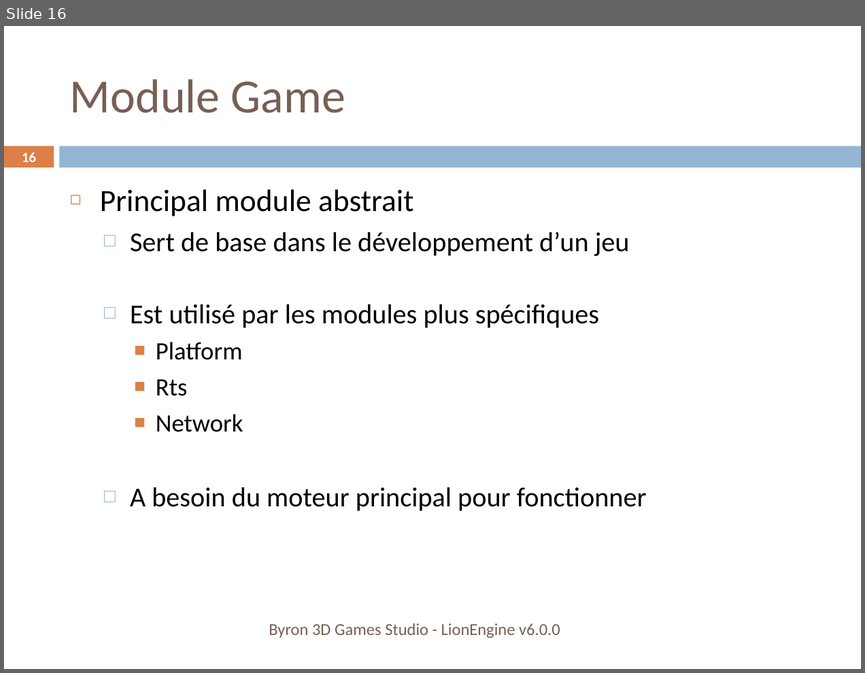
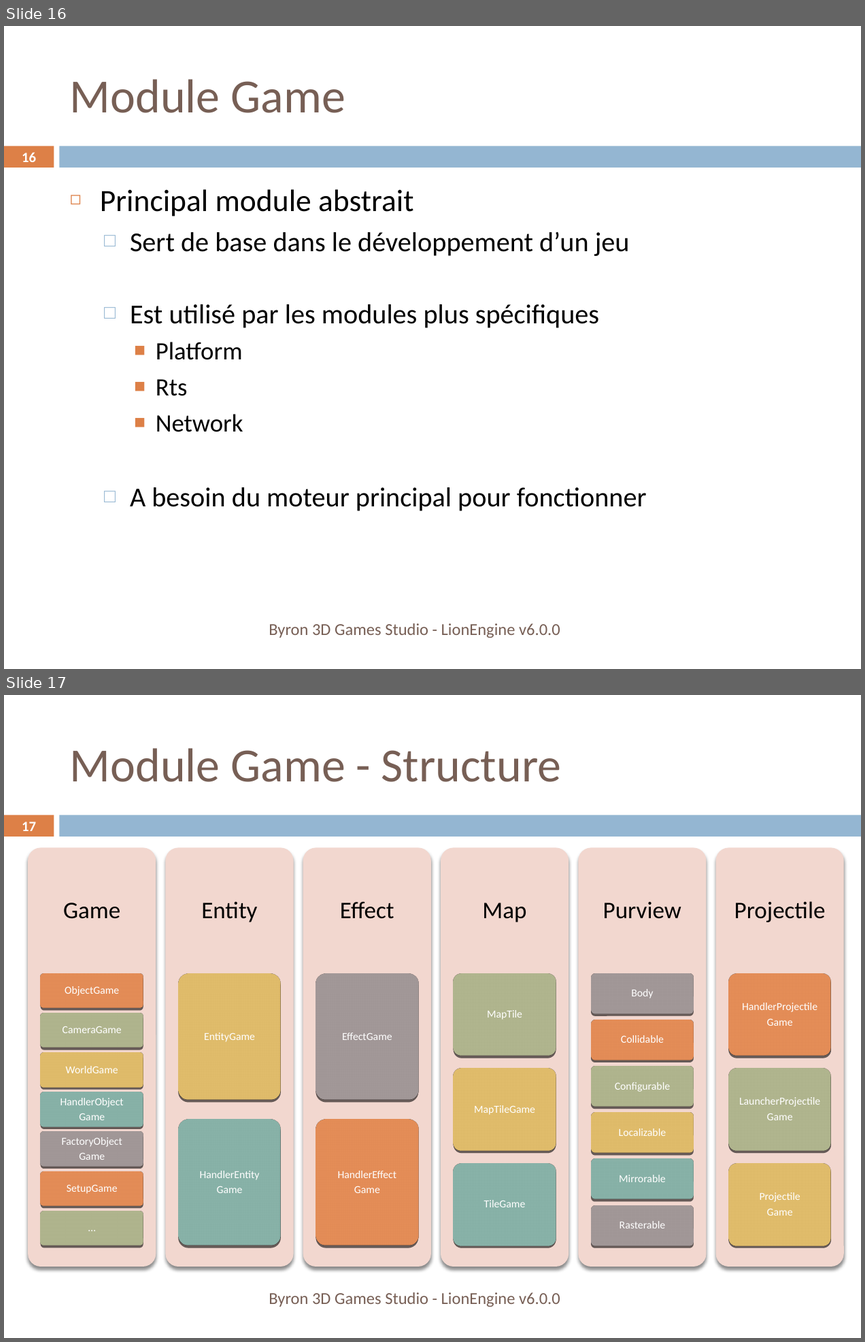
Before and after one commit to b3dgs/lionengine, a slide deck: doc/src/lionengine.pptx. Shown one above the other, each under a label of ours: slide 16 before the commit, slides 16 and 17 after it. The pictures are 865x673 and 865x1342 pixels, drawn with LibreOffice and Linux fonts; fonts in the diff are those of the drawing. Boxes give left, top, right and bottom in pixels: in the first picture for what was removed or moved away, otherwise in the second. Text is boxed around its words. In the diff, an @@ line names an element or a change of style, - is before the commit and + after.

```diff
--- a/doc/src/lionengine.pptx
+++ b/doc/src/lionengine.pptx
@@ slide 17 added at box(4, 695, 861, 1338), background #FFFFFF; not listed: 2 template elements that a slide beside it also shows @@
@@ title added at box(70, 748, 561, 782), 40 pt, text #775F55 @@
+Module Game - Structure
@@ page number added at box(22, 821, 36, 831), 11.9 pt, text #FFFFFF, bold @@
+17
@@ group added at box(28, 847, 844, 1266): 29 rounded rectangles, 29 texts @@
+Game
+ObjectGame
+CameraGame
+WorldGame
+HandlerObject
+Game
+FactoryObject
+Game
+SetupGame
+…
+Entity
+EntityGame
+HandlerEntity
+Game
+Effect
+EffectGame
+HandlerEffect
+Game
+Map
+MapTile
+MapTileGame
+TileGame
+Purview
+Body
+Collidable
+Configurable
+Localizable
+Mirrorable
+Rasterable
+Projectile
+HandlerProjectile
+Game
+LauncherProjectile
+Game
+Projectile
+Game
@@ text added at box(269, 1292, 560, 1306), 14 pt, text #775F55 @@
+Byron 3D Games Studio - LionEngine v6.0.0
```
Also in this commit, not shown: 11 slides changed, 1 slide removed, 3 other files.
